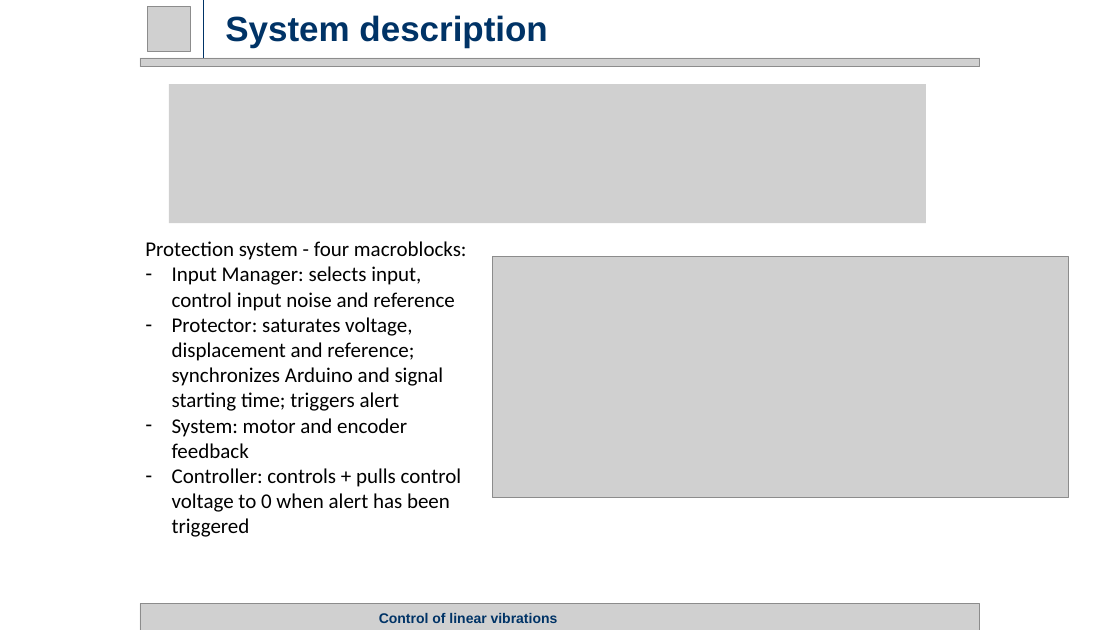
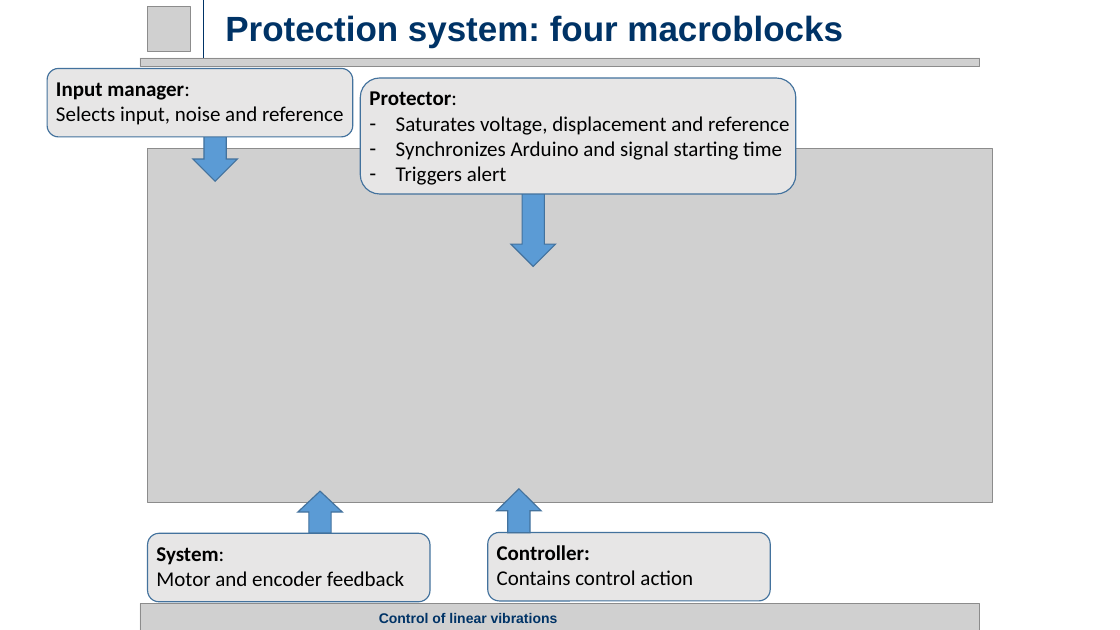
Before and after one commit to rssalessio/Control-Linear-Vibrations, a slide deck: slide 4 of finalPresentation/Part 1/Part1.pptx. Drawn at 1120x630 pixels with LibreOffice and Linux fonts; fonts in the diff are those of the drawing; grey boxes stand for pictures. Boxes give left, top, right and bottom in pixels: in the first picture for what was removed or moved away, otherwise in the second. Text is boxed around its words. In the diff, an @@ line names an element or a change of style, - is before the commit and + after.

Commit message:
Slides update

```diff
--- a/finalPresentation/Part 1/Part1.pptx
+++ b/finalPresentation/Part 1/Part1.pptx
@@ title at bbox=[225, 15, 843, 48]: text changed @@
-System description
+Protection system: four macroblocks
@@ rounded rectangle added at bbox=[47, 68, 353, 137], fill #E7E6E6, outline #43739E 1 pt @@
@@ text added at bbox=[56, 82, 343, 125], 18 pt, text #000000 @@
+Input manager:
+Selects input, noise and reference
@@ picture removed at bbox=[169, 84, 926, 223] @@
@@ rounded rectangle added at bbox=[360, 78, 796, 194], fill #E7E6E6, outline #43739E 1 pt @@
@@ text added at bbox=[369, 91, 789, 185], 18 pt, text #000000 @@
+Protector:
+– Saturates voltage, displacement and reference
+– Synchronizes Arduino and signal starting time
+– Triggers alert
@@ picture: place and size @@
-picture at bbox=[492, 257, 1068, 498]
+picture at bbox=[148, 149, 993, 502]
@@ down arrow added at bbox=[193, 130, 238, 181], fill #5B9BD5, outline #43739E 1 pt @@
@@ down arrow added at bbox=[511, 192, 555, 266], fill #5B9BD5, outline #43739E 1 pt @@
@@ text removed at bbox=[145, 241, 467, 537] @@
-Protection system - four macroblocks:
-– Input Manager: selects input, control input noise and reference
-– Protector: saturates voltage, displacement and reference; synchronizes Arduino and signal starting time; triggers alert
-– System: motor and encoder feedback
-– Controller: controls + pulls control voltage to 0 when alert has been triggered
@@ up arrow added at bbox=[298, 492, 343, 534], fill #5B9BD5, outline #43739E 1 pt @@
@@ up arrow added at bbox=[497, 489, 541, 533], fill #5B9BD5, outline #43739E 1 pt @@
@@ rounded rectangle added at bbox=[148, 534, 430, 602], fill #E7E6E6, outline #43739E 1 pt @@
@@ rounded rectangle added at bbox=[488, 533, 770, 602], fill #E7E6E6, outline #43739E 1 pt @@
@@ text added at bbox=[156, 547, 404, 586], 18 pt, text #000000 @@
+System:
+Motor and encoder feedback
@@ text added at bbox=[497, 545, 693, 585], 18 pt, text #000000 @@
+Controller:
+Contains control action
```
